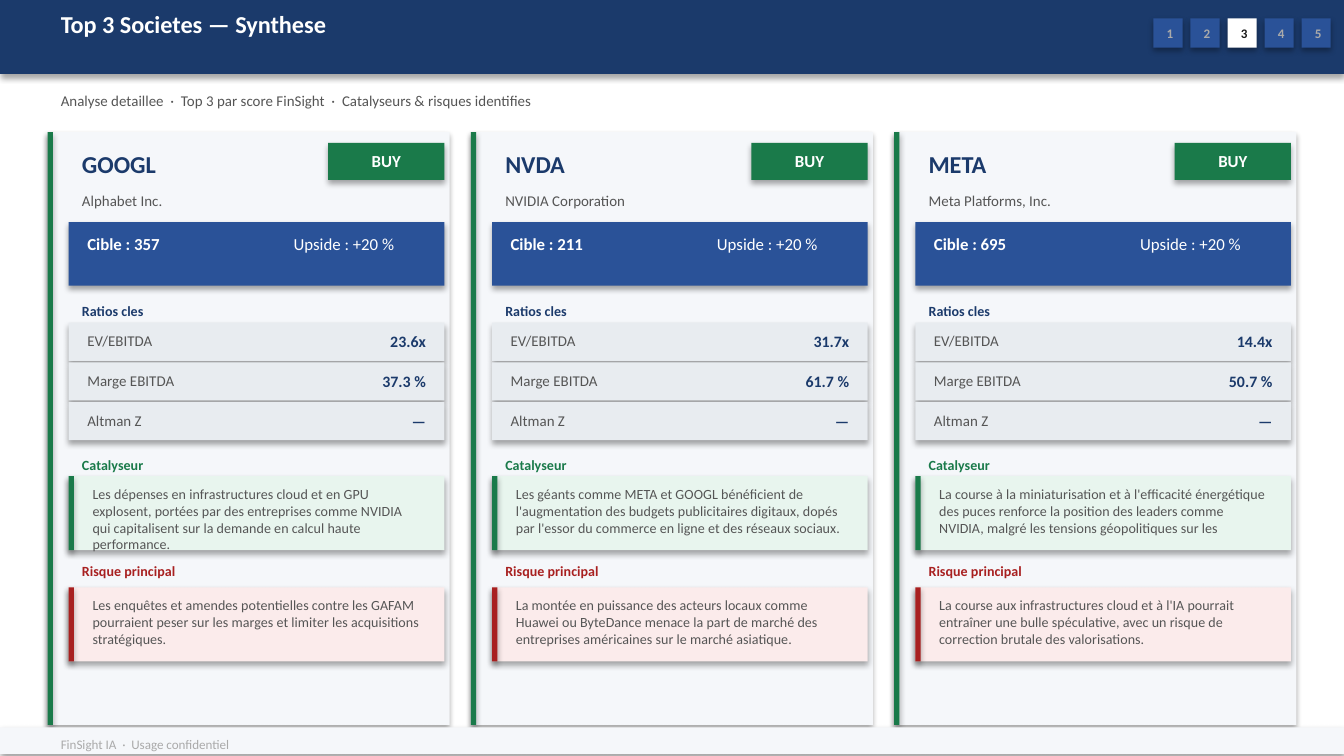
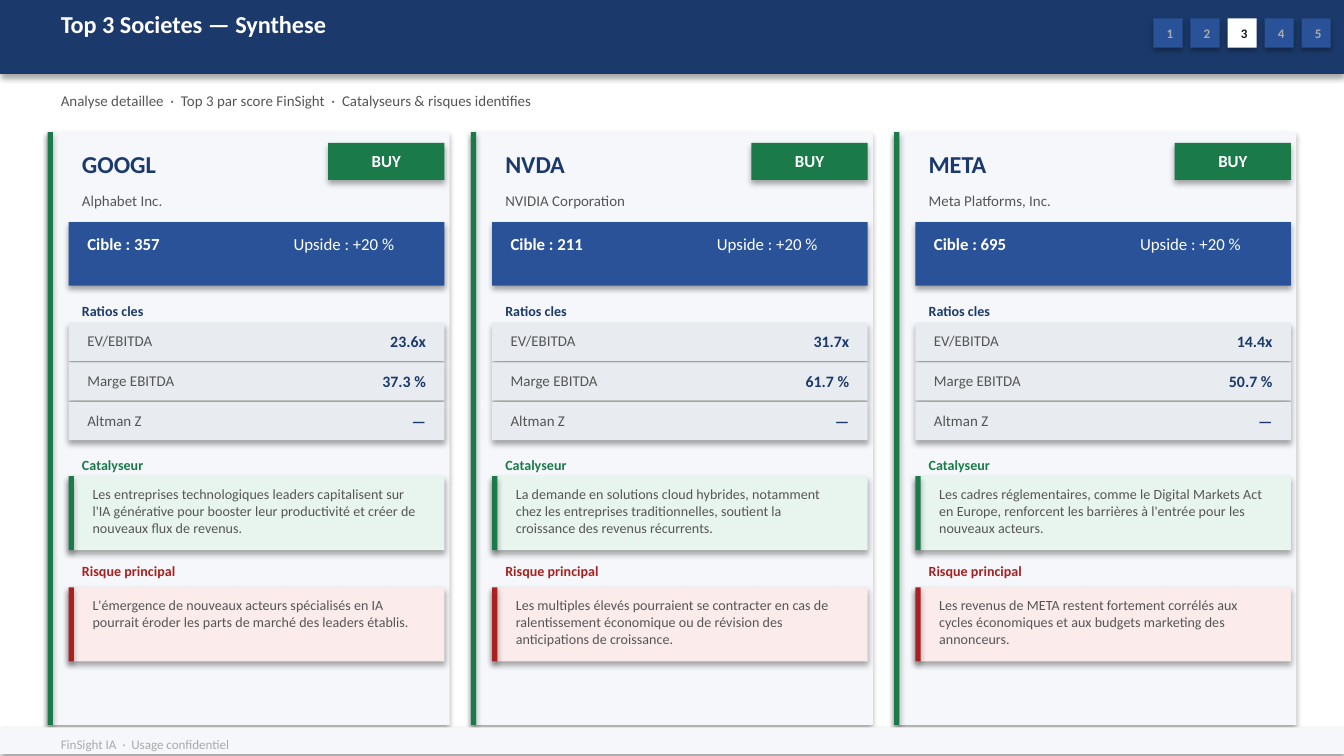
Before and after one commit to baptistejeh07-art/finsight-ia, a slide deck: slide 13 of preview/secteur_Technology_S&P_500/secteur_Technology_S&P_500.pptx. Drawn at 1344x756 pixels with LibreOffice and Linux fonts; fonts in the diff are those of the drawing. Boxes give left, top, right and bottom in pixels: in the first picture for what was removed or moved away, otherwise in the second. Text is boxed around its words. In the diff, an @@ line names an element or a change of style, - is before the commit and + after.

```diff
--- a/preview/secteur_Technology_S&P_500/secteur_Technology_S&P_500.pptx
+++ b/preview/secteur_Technology_S&P_500/secteur_Technology_S&P_500.pptx
@@ text at bbox=[93, 489, 415, 533]: text changed @@
-Les dépenses en infrastructures cloud et en GPU explosent, portées par des entreprises comme NVIDIA qui capitalisent sur la demande en calcul haute performance.
+Les entreprises technologiques leaders capitalisent sur l'IA générative pour booster leur productivité et créer de nouveaux flux de revenus.
@@ text at bbox=[516, 489, 820, 533]: text changed @@
-Les géants comme META et GOOGL bénéficient de l'augmentation des budgets publicitaires digitaux, dopés par l'essor du commerce en ligne et des réseaux sociaux.
+La demande en solutions cloud hybrides, notamment chez les entreprises traditionnelles, soutient la croissance des revenus récurrents.
@@ text at bbox=[939, 489, 1262, 533]: text changed @@
-La course à la miniaturisation et à l'efficacité énergétique des puces renforce la position des leaders comme NVIDIA, malgré les tensions géopolitiques sur les
+Les cadres réglementaires, comme le Digital Markets Act en Europe, renforcent les barrières à l'entrée pour les nouveaux acteurs.
@@ text at bbox=[93, 600, 408, 629]: text changed @@
-Les enquêtes et amendes potentielles contre les GAFAM pourraient peser sur les marges et limiter les acquisitions stratégiques.
+L'émergence de nouveaux acteurs spécialisés en IA pourrait éroder les parts de marché des leaders établis.
@@ text at bbox=[516, 600, 828, 646]: text changed @@
-La montée en puissance des acteurs locaux comme Huawei ou ByteDance menace la part de marché des entreprises américaines sur le marché asiatique.
+Les multiples élevés pourraient se contracter en cas de ralentissement économique ou de révision des anticipations de croissance.
@@ text at bbox=[939, 600, 1237, 644]: text changed @@
-La course aux infrastructures cloud et à l'IA pourrait entraîner une bulle spéculative, avec un risque de correction brutale des valorisations.
+Les revenus de META restent fortement corrélés aux cycles économiques et aux budgets marketing des annonceurs.
```
Also in this commit, not shown: 5 other slides changed, 2 other files.
